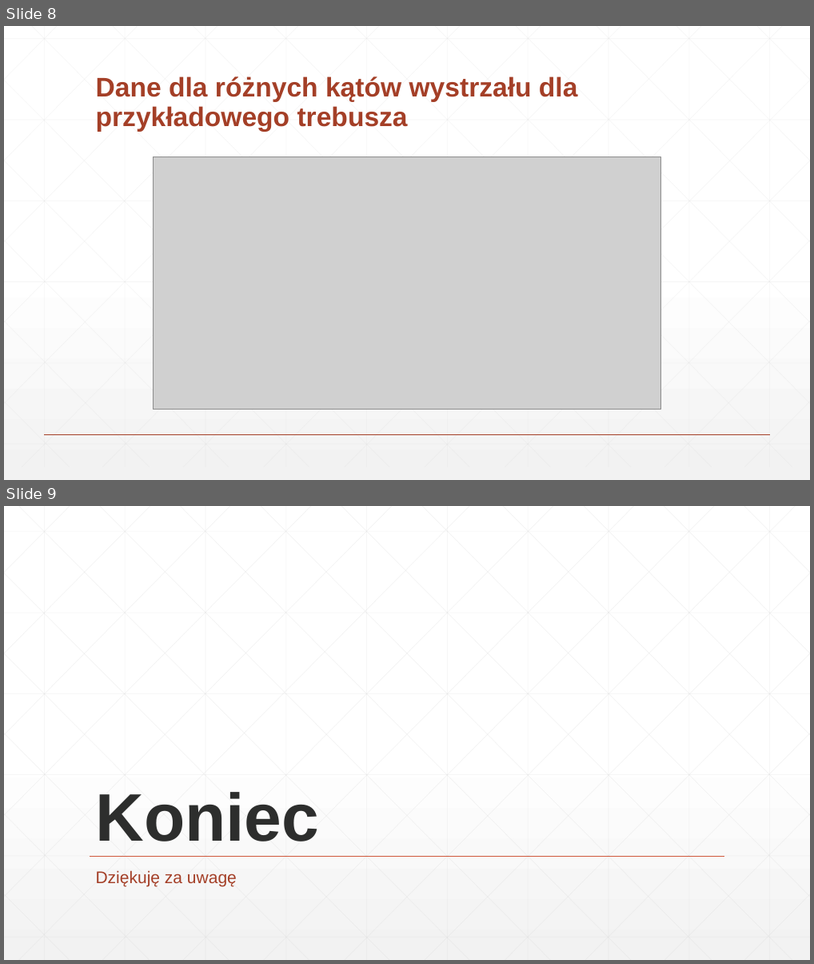
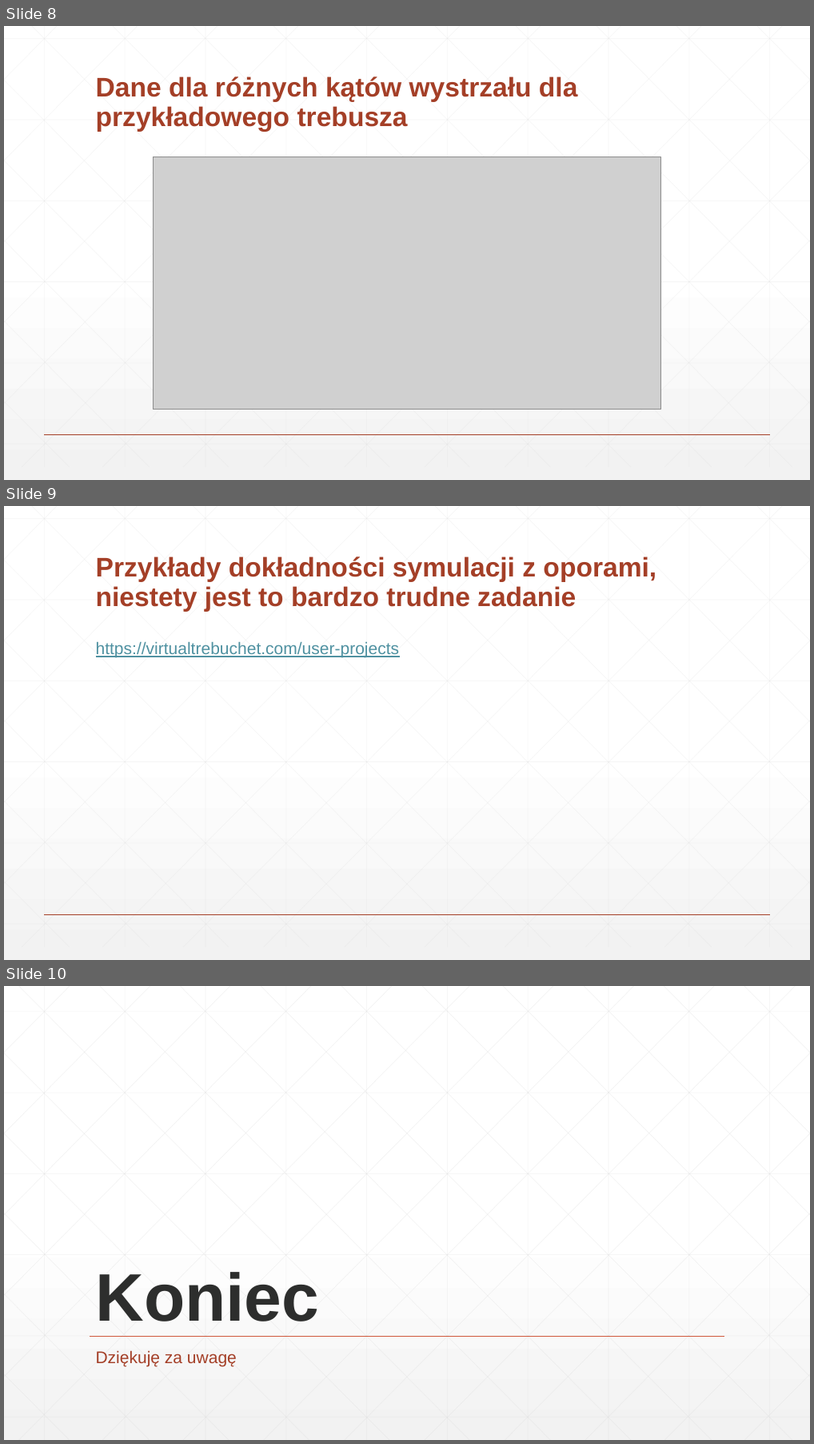
Before and after one commit to Xenvar2307/MiSK-project, a slide deck: Materiały/Prezentacja.pptx. Shown one above the other, each under a label of ours: slides 8 and 9 before the commit, slides 8, 9 and 10 after it. The pictures are 814x964 and 814x1444 pixels, drawn with LibreOffice and Linux fonts; fonts in the diff are those of the drawing; grey boxes stand for pictures. Boxes give left, top, right and bottom in pixels: in the first picture for what was removed or moved away, otherwise in the second. Text is boxed around its words. In the diff, an @@ line names an element or a change of style, - is before the commit and + after.

```diff
--- a/Materiały/Prezentacja.pptx
+++ b/Materiały/Prezentacja.pptx
@@ slide 9 added at [4,506,810,960], background gradient #FFFFFF to #F2F2F2; not listed: 47 template elements that a slide beside it also shows @@
@@ title added at [96,556,657,612], 32 pt, text #A43F27, bold @@
+Przykłady dokładności symulacji z oporami, niestety jest to bardzo trudne zadanie
@@ text added at [96,641,400,658], 20 pt, text #4F91A1, underline @@
+https://virtualtrebuchet.com/user-projects
@@ what was slide 9 is now slide 10 @@
```
Also in this commit, not shown: 1 slide changed, 1 other slide added, 8 slides removed, 3 other files.
